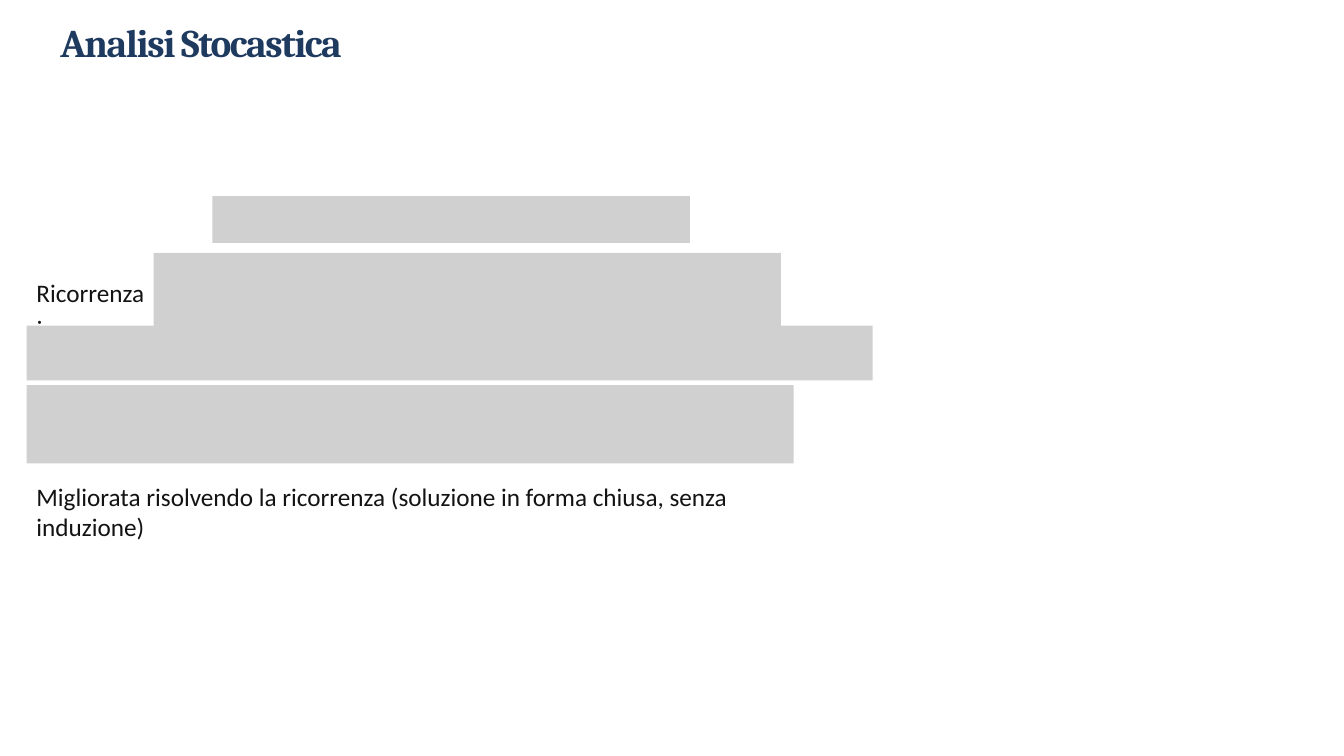
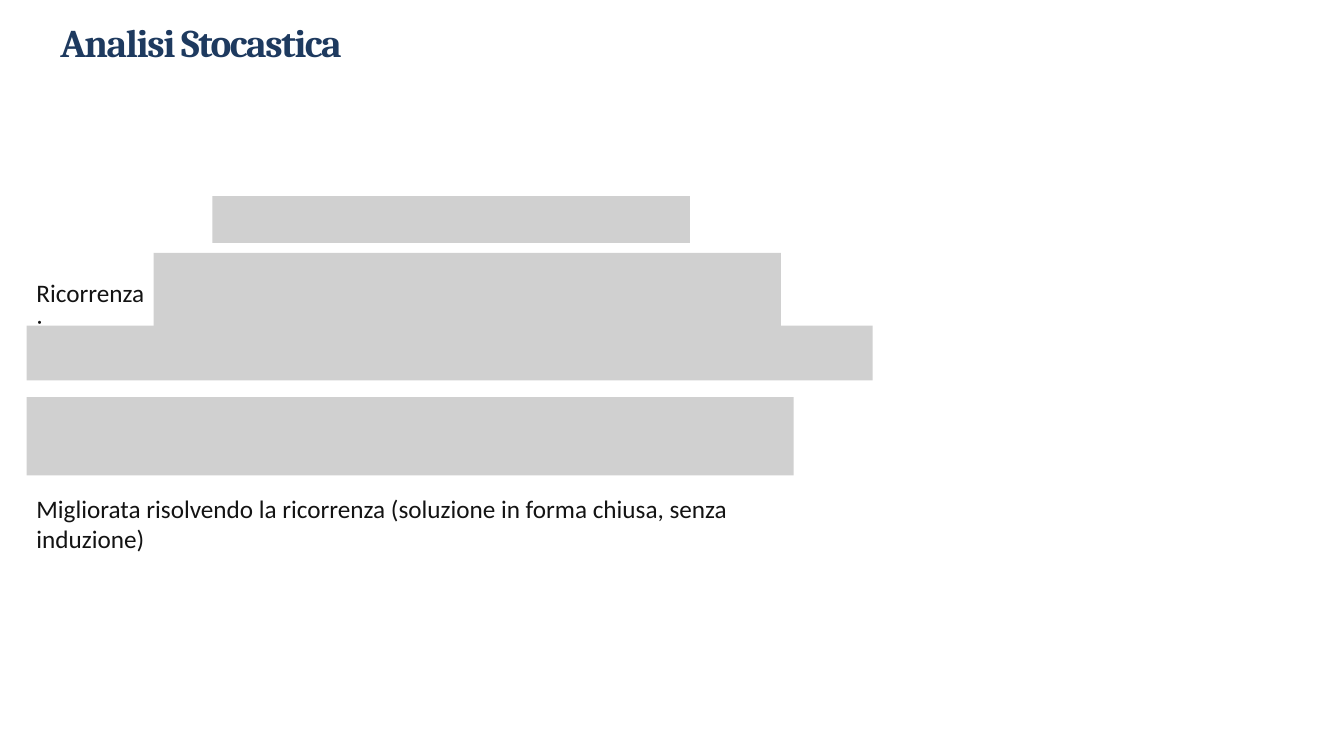
Before and after one commit to Alessandro1040/selezione-dinamica-batch, a slide deck: slide 8 of presentazione_riformattata.pptx. Drawn at 1344x756 pixels with LibreOffice and Linux fonts; fonts in the diff are those of the drawing; grey boxes stand for pictures. Boxes give left, top, right and bottom in pixels: in the first picture for what was removed or moved away, otherwise in the second. Text is boxed around its words. In the diff, an @@ line names an element or a change of style, - is before the commit and + after.

Commit message:
presentazione: slide 8 - distanziata l equazione eps_k<=c rho^k dalla riga della PL (da 13 a 22 pt), spostate in basso equazione e riga successiva (0,12 in) in Choice e fallback + README

```diff
--- a/presentazione_riformattata.pptx
+++ b/presentazione_riformattata.pptx
@@ picture: place and size @@
-picture at [26, 385, 793, 464]
+picture at [26, 397, 793, 476]
@@ text "Migliorata risolvendo la ricorrenza (soluzione ...": place and size @@
-text "Migliorata risolvendo la ricorrenza (soluzione ..." at [36, 488, 727, 511]
+text "Migliorata risolvendo la ricorrenza (soluzione ..." at [36, 500, 727, 523]
```
Also in this commit, not shown: 1 other file.
